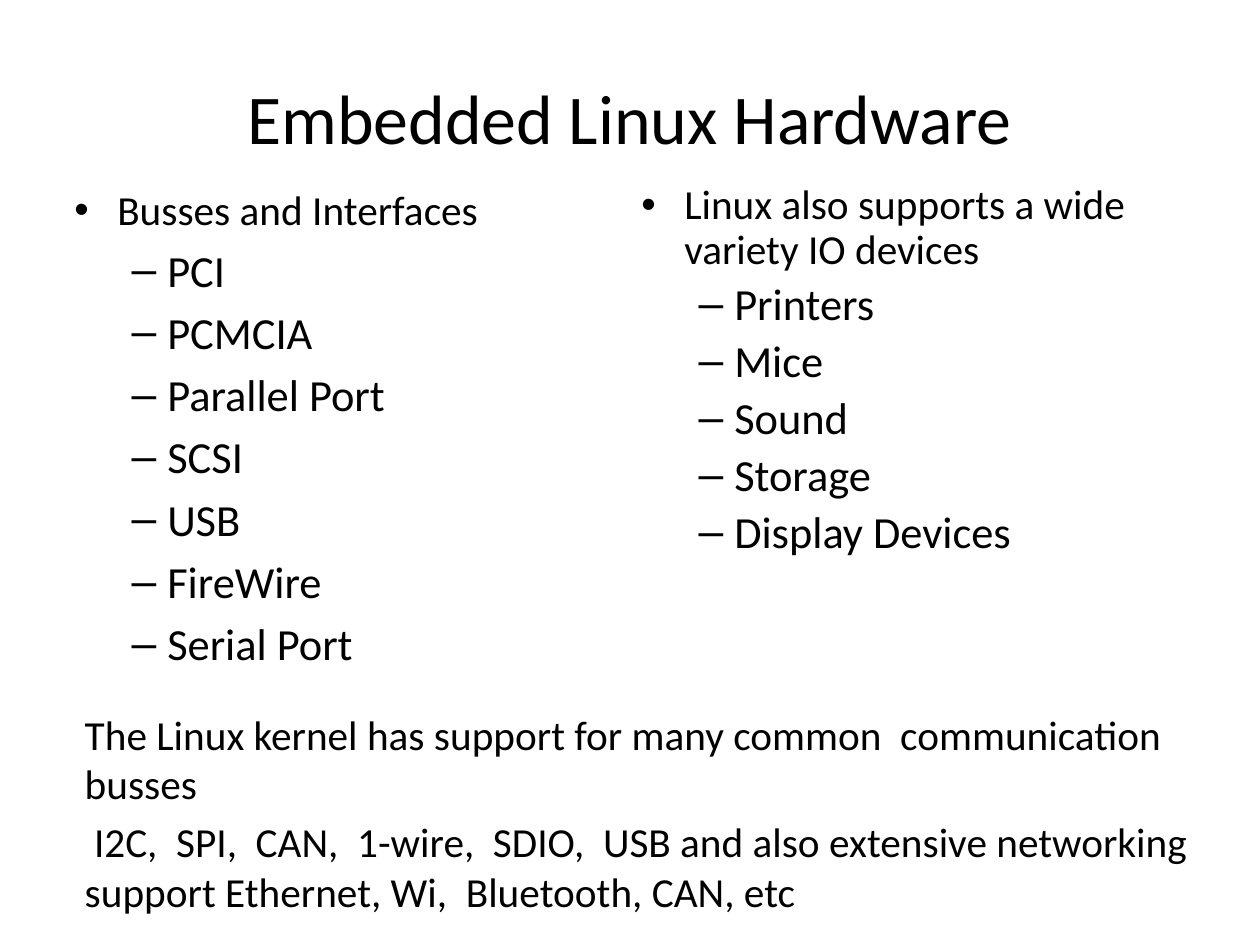
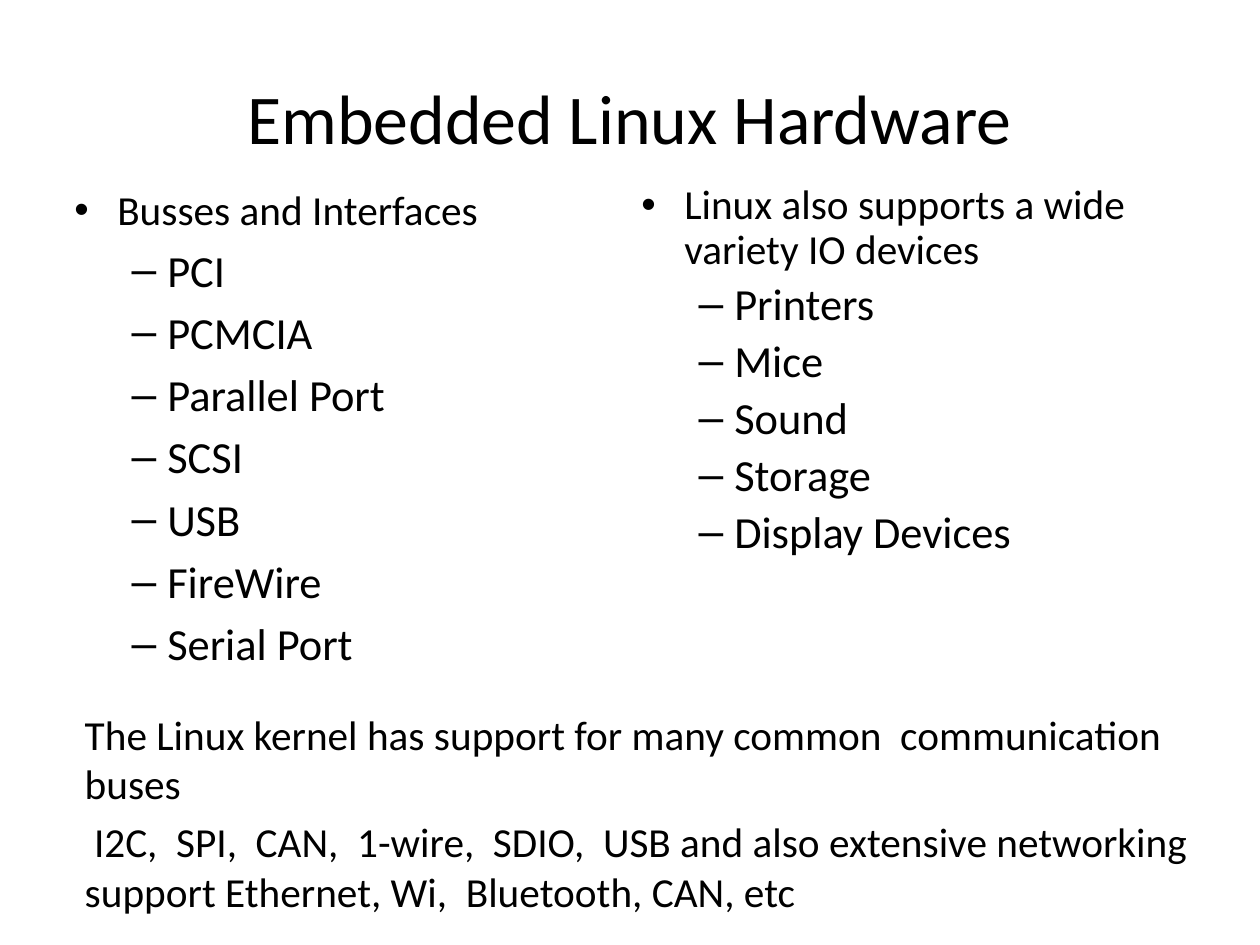
Before and after one commit to ramakatta/device_driver, a slide deck: slide 6 of 3_Embedded_Linux.odp (slide 7 before the commit). Drawn at 1260x945 pixels with LibreOffice and Linux fonts; fonts in the diff are those of the drawing. Boxes give left, top, right and bottom in pixels: in the first picture for what was removed or moved away, otherwise in the second. Text is boxed around its words. In the diff, an @@ line names an element or a change of style, - is before the commit and + after.

```diff
--- a/3_Embedded_Linux.odp
+++ b/3_Embedded_Linux.odp
@@ text at <box>85,721,1161,800</box>: text changed @@
-The Linux kernel has support for many common communication busses
+The Linux kernel has support for many common communication buses
```
Also in this commit, not shown: 1 other slide changed, 10 other files.
